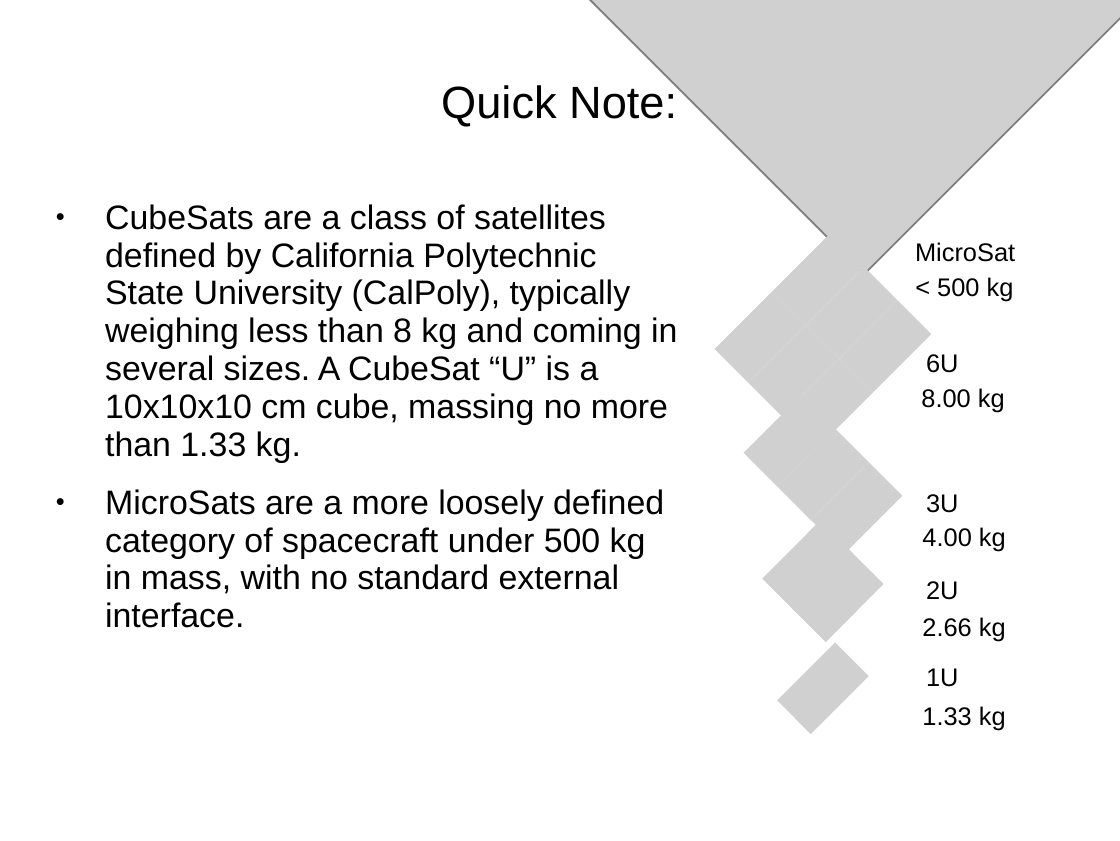
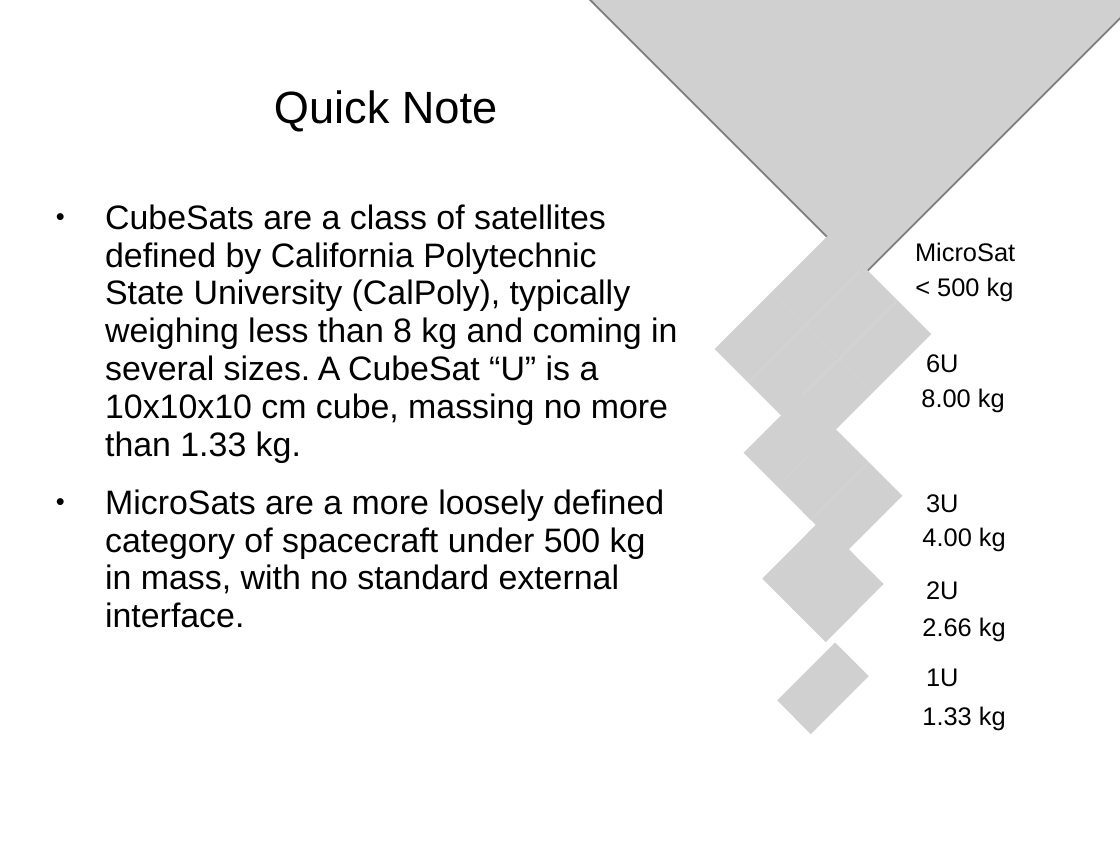
Before and after one commit to RascalSeniorDesign/Preliminary-Design, a slide deck: slide 8 of CMQA/Presentations/First-Semester-Presentation (Internal Use Only).ppt. Drawn at 1120x841 pixels with LibreOffice and Linux fonts; fonts in the diff are those of the drawing; grey boxes stand for pictures; background and template pictures are left out. Boxes give left, top, right and bottom in pixels: in the first picture for what was removed or moved away, otherwise in the second. Text is boxed around its words. In the diff, an @@ line names an element or a change of style, - is before the commit and + after.

```diff
--- a/CMQA/Presentations/First-Semester-Presentation (Internal Use Only).ppt
+++ b/CMQA/Presentations/First-Semester-Presentation (Internal Use Only).ppt
@@ title at [274,90,497,132]: text changed @@
-Quick Note:
+Quick Note
```
Also in this commit, not shown: 23 other slides changed, 6 slides added, 3 slides removed.
